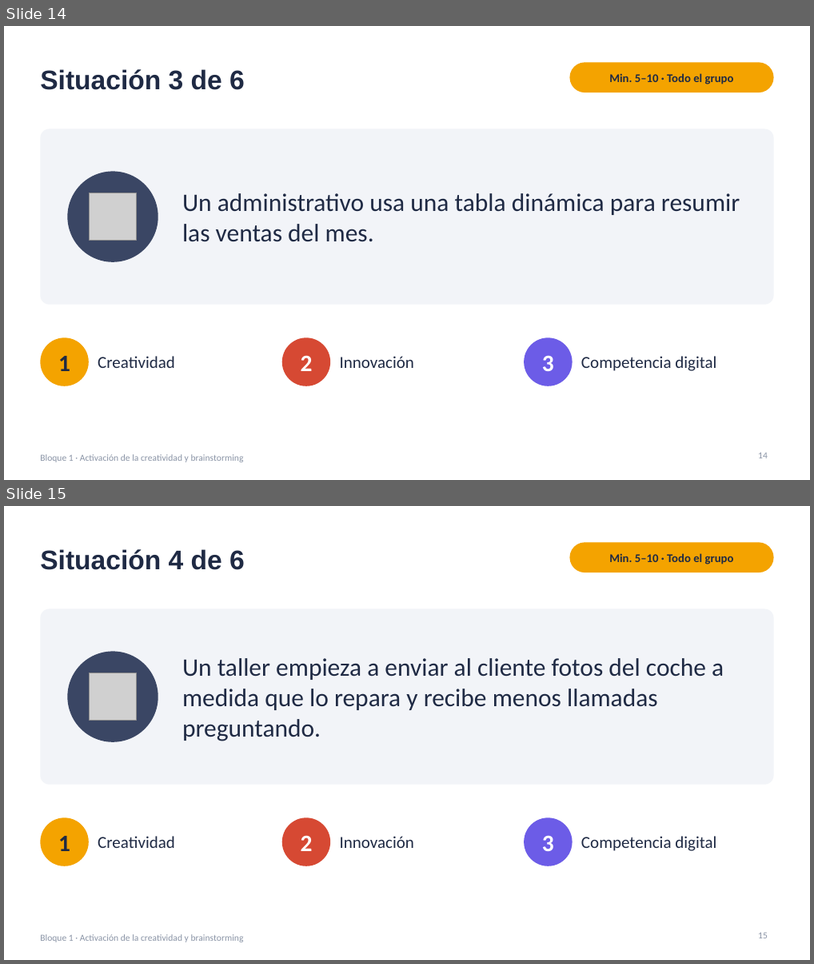
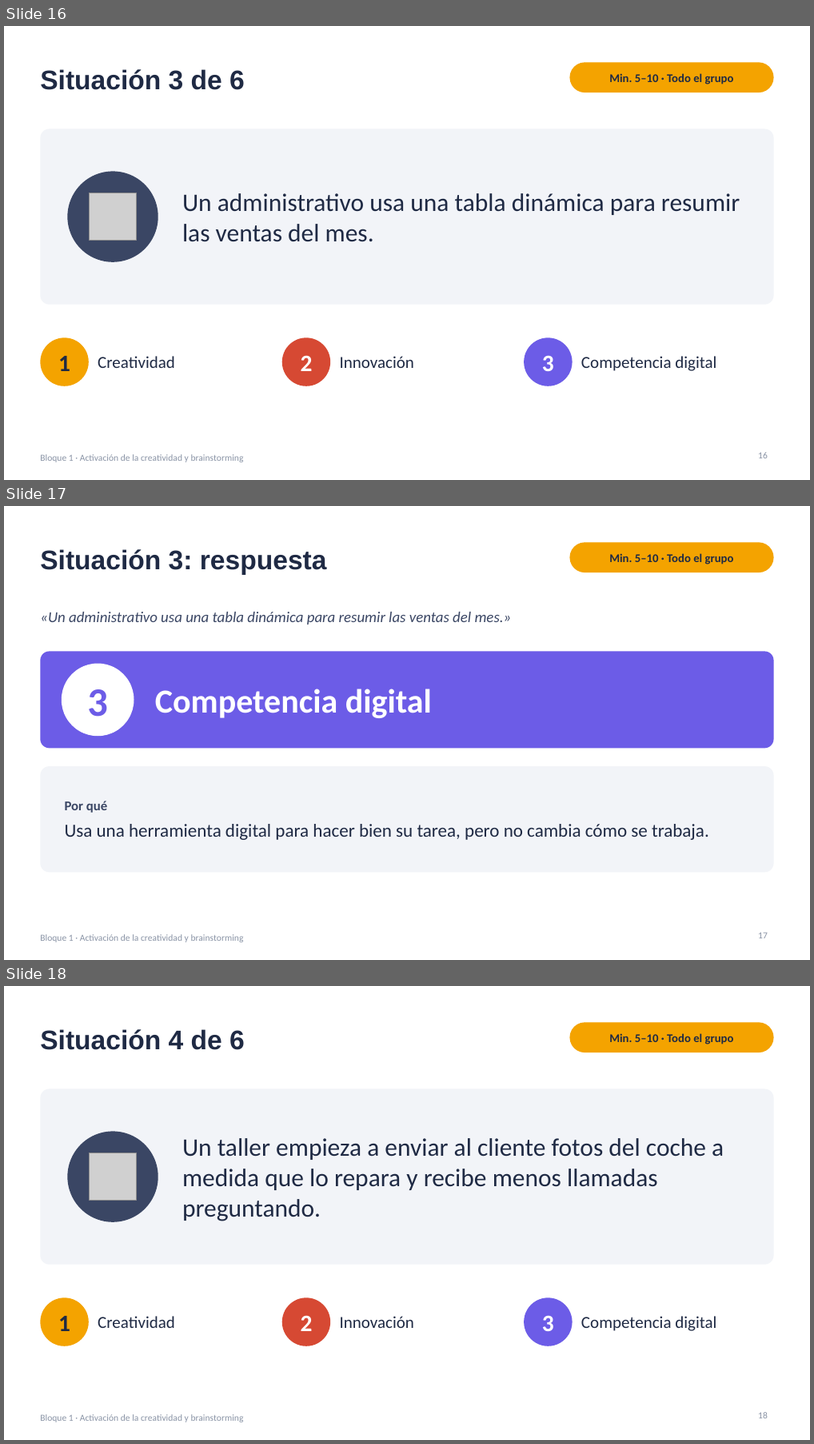
Before and after one commit to jjnieto/creatividad-ofimatica-ia, a slide deck: diapositivas/Curso.pptx. Shown one above the other, each under a label of ours: slides 14 and 15 before the commit, slides 16, 17 and 18 after it. The pictures are 814x964 and 814x1444 pixels, drawn with LibreOffice and Linux fonts; fonts in the diff are those of the drawing; grey boxes stand for pictures. Boxes give left, top, right and bottom in pixels: in the first picture for what was removed or moved away, otherwise in the second. Text is boxed around its words. In the diff, an @@ line names an element or a change of style, - is before the commit and + after.

```diff
--- a/diapositivas/Curso.pptx
+++ b/diapositivas/Curso.pptx
@@ slide 17 added at <box>4,506,810,960</box>, background #FFFFFF; not listed: 1 template element that a slide beside it also shows @@
@@ title added at <box>40,549,327,575</box>, 32 pt, text #1F2A44, bold @@
+Situación 3: respuesta
@@ rounded rectangle added at <box>570,542,774,572</box>, fill #F4A300 @@
@@ text added at <box>610,553,734,564</box>, 14 pt, text #1F2A44, bold @@
+Min. 5–10 · Todo el grupo
@@ text added at <box>40,612,512,624</box>, 18 pt, text #3A4664, italic @@
+«Un administrativo usa una tabla dinámica para resumir las ventas del mes.»
@@ rounded rectangle added at <box>40,651,774,748</box>, fill #6C5CE7 @@
@@ ellipse added at <box>62,664,134,736</box>, fill #FFFFFF @@
@@ text added at <box>87,689,107,716</box>, 48 pt, text #6C5CE7, bold @@
+3
@@ text added at <box>155,688,432,718</box>, 40 pt, text #FFFFFF, bold @@
+Competencia digital
@@ rounded rectangle added at <box>40,766,774,872</box>, fill #F2F4F8 @@
@@ text added at <box>65,800,710,840</box>, 22 pt, text #1F2A44 @@
+Por qué
+Usa una herramienta digital para hacer bien su tarea, pero no cambia cómo se trabaja.
@@ page number added at <box>758,932,768,938</box>, 11 pt, text #8A94A6 @@
+17
@@ what was slide 14 is now slide 16 @@
@@ what was slide 15 is now slide 18 @@
@@ page number at <box>758,1412,768,1418</box>: text changed @@
-15
+18
```
Also in this commit, not shown: 5 other slides added, 2 other files.
